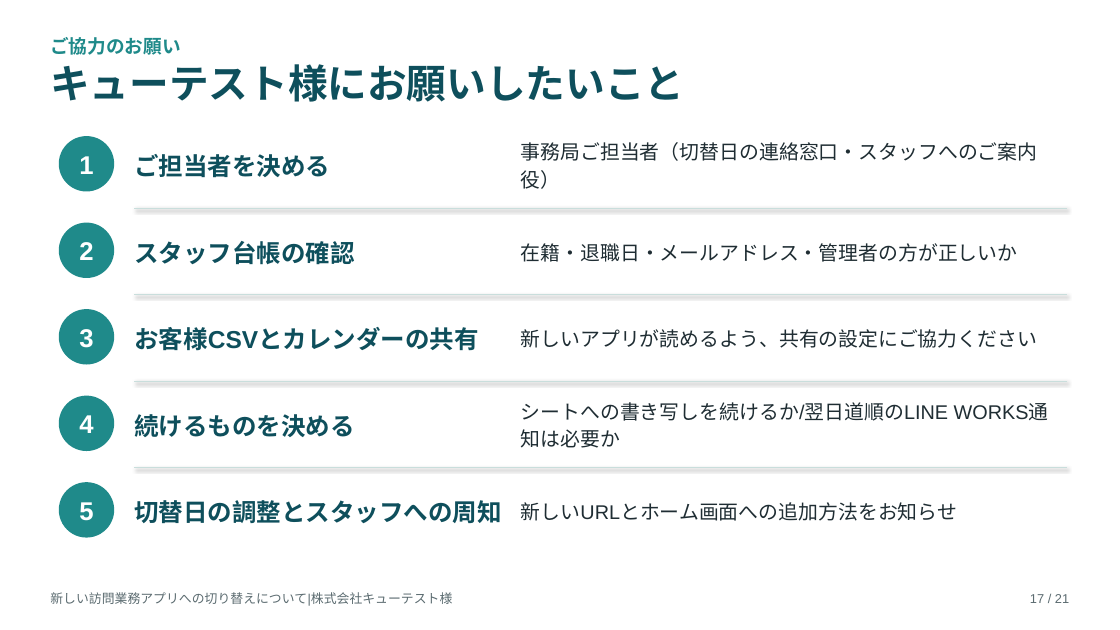
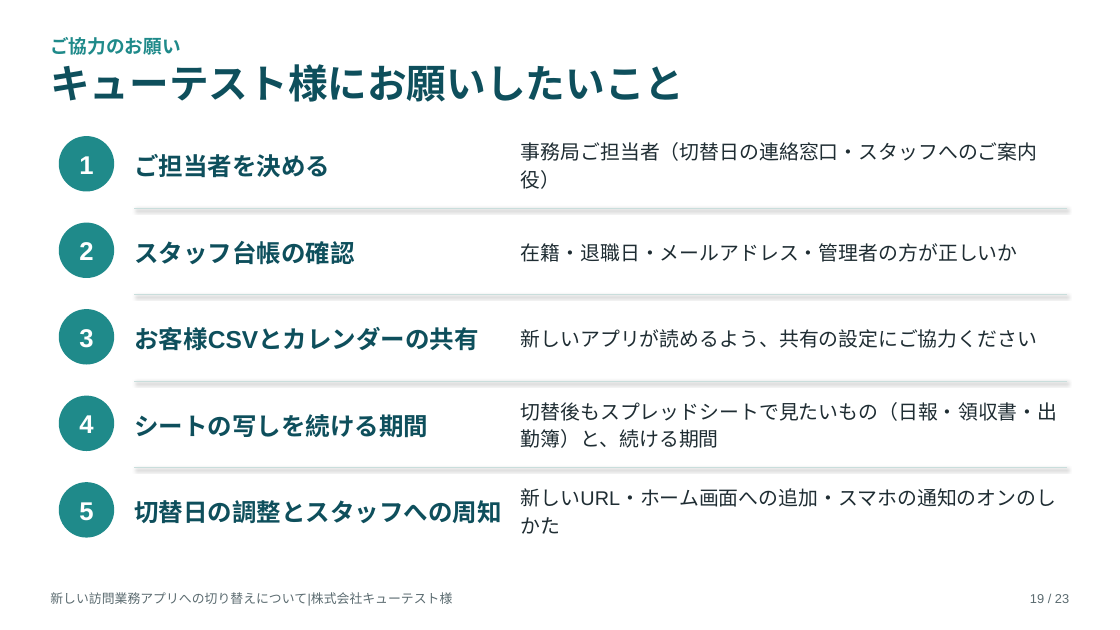
Before and after one commit to katahimo-dev/katahimo-app, a slide deck: slide 19 of doc/partner/新アプリ切替のご説明_キューテスト様.pptx (slide 17 before the commit). Drawn at 1120x630 pixels with LibreOffice and Linux fonts; fonts in the diff are those of the drawing. Boxes give left, top, right and bottom in pixels: in the first picture for what was removed or moved away, otherwise in the second. Text is boxed around its words. In the diff, an @@ line names an element or a change of style, - is before the commit and + after.

```diff
--- a/doc/partner/新アプリ切替のご説明_キューテスト様.pptx
+++ b/doc/partner/新アプリ切替のご説明_キューテスト様.pptx
@@ text at [134, 414, 428, 438]: text changed @@
-続けるものを決める
+シートの写しを続ける期間
@@ text at [521, 402, 1058, 448]: text changed @@
-シートへの書き写しを続けるか/翌日道順のLINE WORKS通知は必要か
+切替後もスプレッドシートで見たいもの（日報・領収書・出勤簿）と、続ける期間
@@ text at [521, 488, 1056, 507]: text changed @@
-新しいURLとホーム画面への追加方法をお知らせ
+新しいURL・ホーム画面への追加・スマホの通知のオンのしかた
@@ text at [1030, 594, 1069, 603]: text changed @@
-17 / 21
+19 / 23
```
Also in this commit, not shown: 19 other slides changed, 2 slides added, 4 other files.
